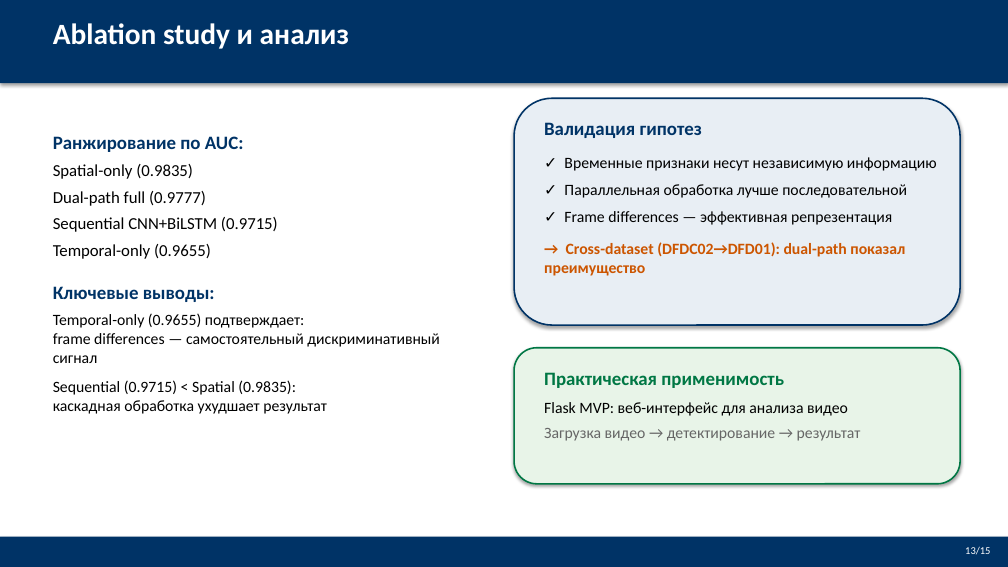
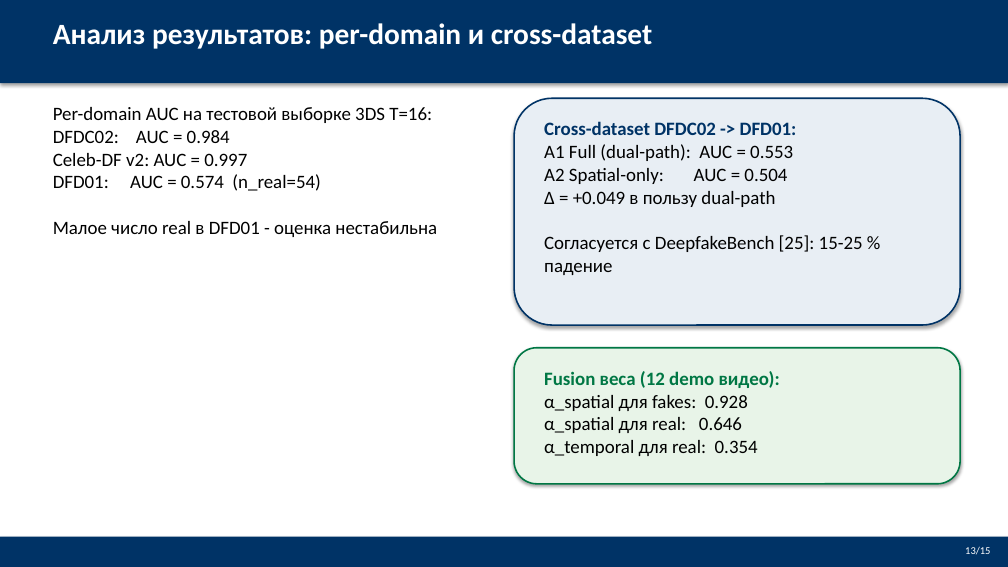
Before and after one commit to Jokeera/deepfake-detection, a slide deck: slide 13 of VKRDoc/Defense_Presentation.pptx. Drawn at 1008x567 pixels with LibreOffice and Linux fonts; fonts in the diff are those of the drawing. Boxes give left, top, right and bottom in pixels: in the first picture for what was removed or moved away, otherwise in the second. Text is boxed around its words. In the diff, an @@ line names an element or a change of style, - is before the commit and + after.

```diff
--- a/VKRDoc/Defense_Presentation.pptx
+++ b/VKRDoc/Defense_Presentation.pptx
@@ text at [53,23,652,49]: text changed @@
-Ablation study и анализ
+Анализ результатов: per-domain и cross-dataset
@@ text at [53,107,437,237]: text changed; size 15 to 18 pt @@
-Ранжирование по AUC:
-Spatial-only (0.9835)
-Dual-path full (0.9777)
-Sequential CNN+BiLSTM (0.9715)
-Temporal-only (0.9655)
-Ключевые выводы:
-Temporal-only (0.9655) подтверждает:
-frame differences — самостоятельный дискриминативный сигнал
-Sequential (0.9715) < Spatial (0.9835):
-каскадная обработка ухудшает результат
+Per-domain AUC на тестовой выборке 3DS T=16:
+DFDC02: AUC = 0.984
+Celeb-DF v2: AUC = 0.997
+DFD01: AUC = 0.574 (n_real=54)
+Малое число real в DFD01 - оценка нестабильна
@@ text at [544,121,863,275]: text changed; size 15 to 18 pt @@
-Валидация гипотез
-✓ Временные признаки несут независимую информацию
-✓ Параллельная обработка лучше последовательной
-✓ Frame differences — эффективная репрезентация
-→ Cross-dataset (DFDC02→DFD01): dual-path показал преимущество
+Cross-dataset DFDC02 -> DFD01:
+A1 Full (dual-path): AUC = 0.553
+A2 Spatial-only: AUC = 0.504
+Δ = +0.049 в пользу dual-path
+Согласуется с DeepfakeBench [25]: 15-25 % падение
@@ text at [544,371,780,456]: text changed; size 15 to 18 pt; text colour #666666 to #000000 @@
-Практическая применимость
-Flask MVP: веб-интерфейс для анализа видео
-Загрузка видео → детектирование → результат
+Fusion веса (12 demo видео):
+α_spatial для fakes: 0.928
+α_spatial для real: 0.646
+α_temporal для real: 0.354
```
Also in this commit, not shown: 11 other slides changed, 1 other file.
